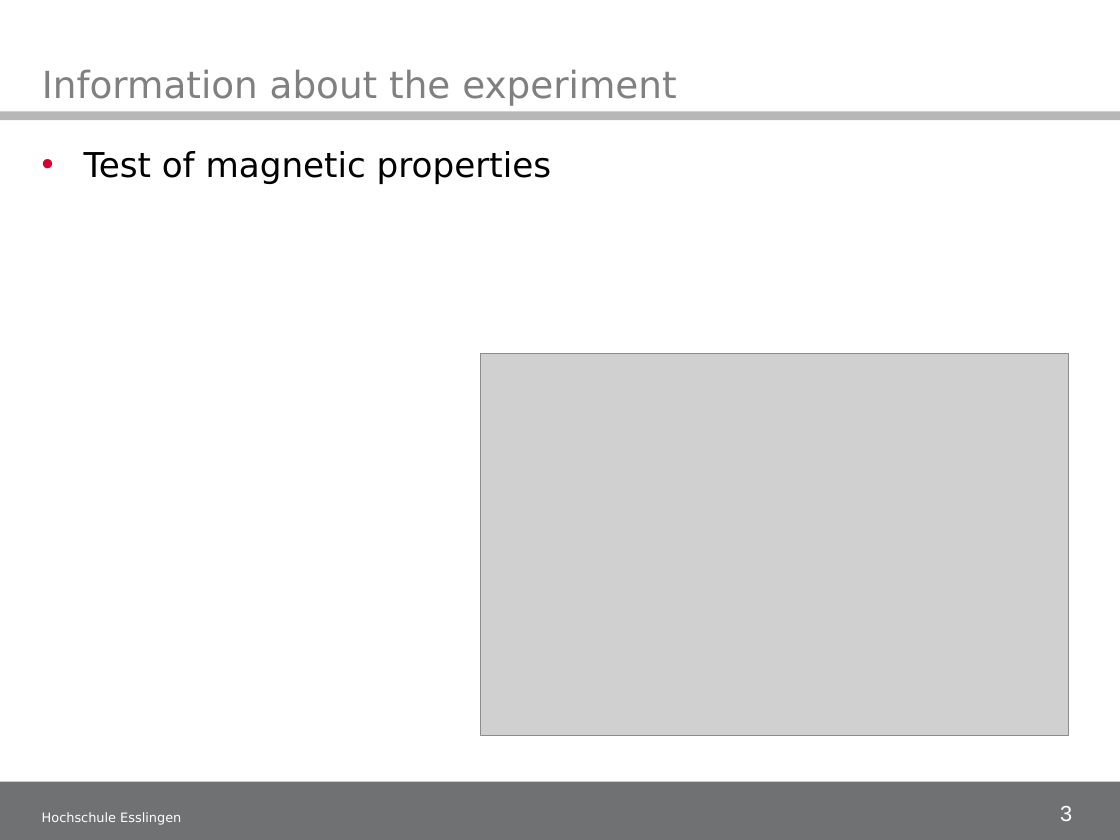
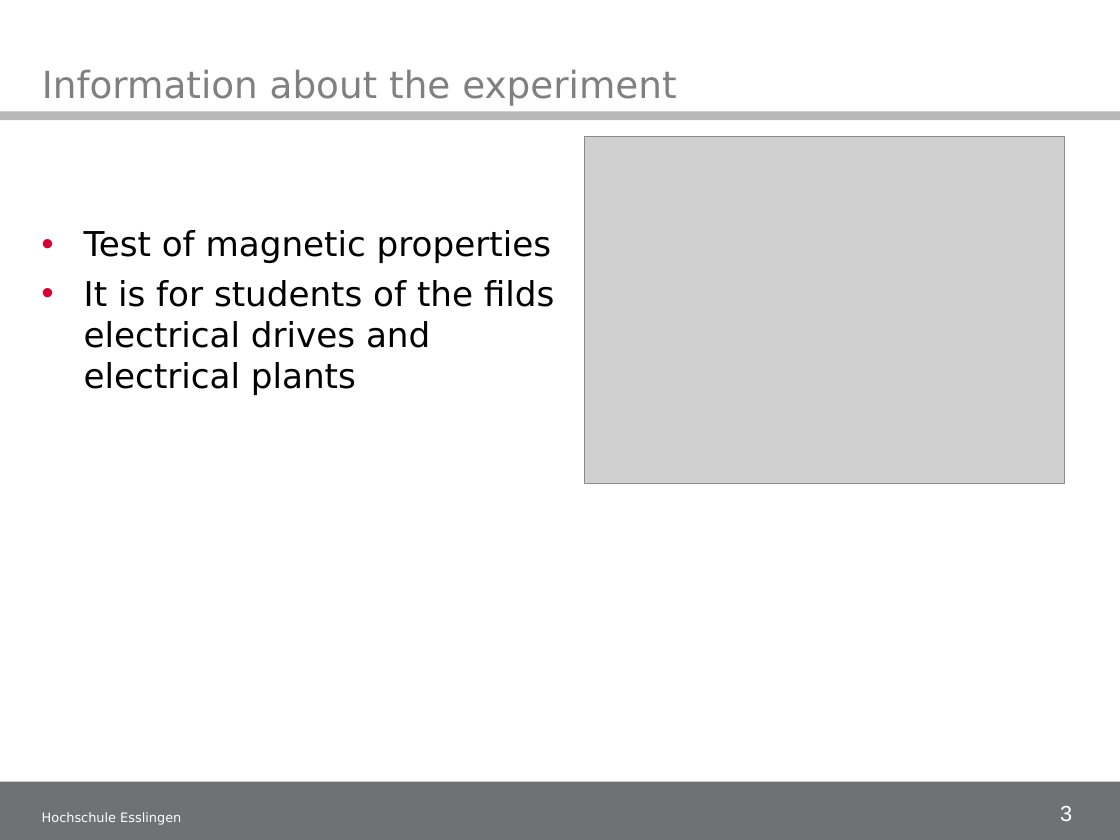
Before and after one commit to illogicdev/magneto, a slide deck: slide 3 of doku/50_Midtermpresentation/Midterm presentation_1.ppt. Drawn at 1120x840 pixels with LibreOffice and Linux fonts; fonts in the diff are those of the drawing; grey boxes stand for pictures; background and template pictures are left out. Boxes give left, top, right and bottom in pixels: in the first picture for what was removed or moved away, otherwise in the second. Text is boxed around its words. In the diff, an @@ line names an element or a change of style, - is before the commit and + after.

```diff
--- a/doku/50_Midtermpresentation/Midterm presentation_1.ppt
+++ b/doku/50_Midtermpresentation/Midterm presentation_1.ppt
@@ picture: place and size @@
-picture at (480, 353, 1068, 735)
+picture at (585, 137, 1065, 484)
@@ text "Test of magnetic properties": place and size @@
-text "Test of magnetic properties" at (84, 151, 551, 184)
+text "Test of magnetic properties" at (84, 230, 554, 395)
@@ text at (84, 280, 554, 395): paragraph added @@
+• It is for students of the filds electrical drives and electrical plants
```
Also in this commit, not shown: 4 other slides changed.
